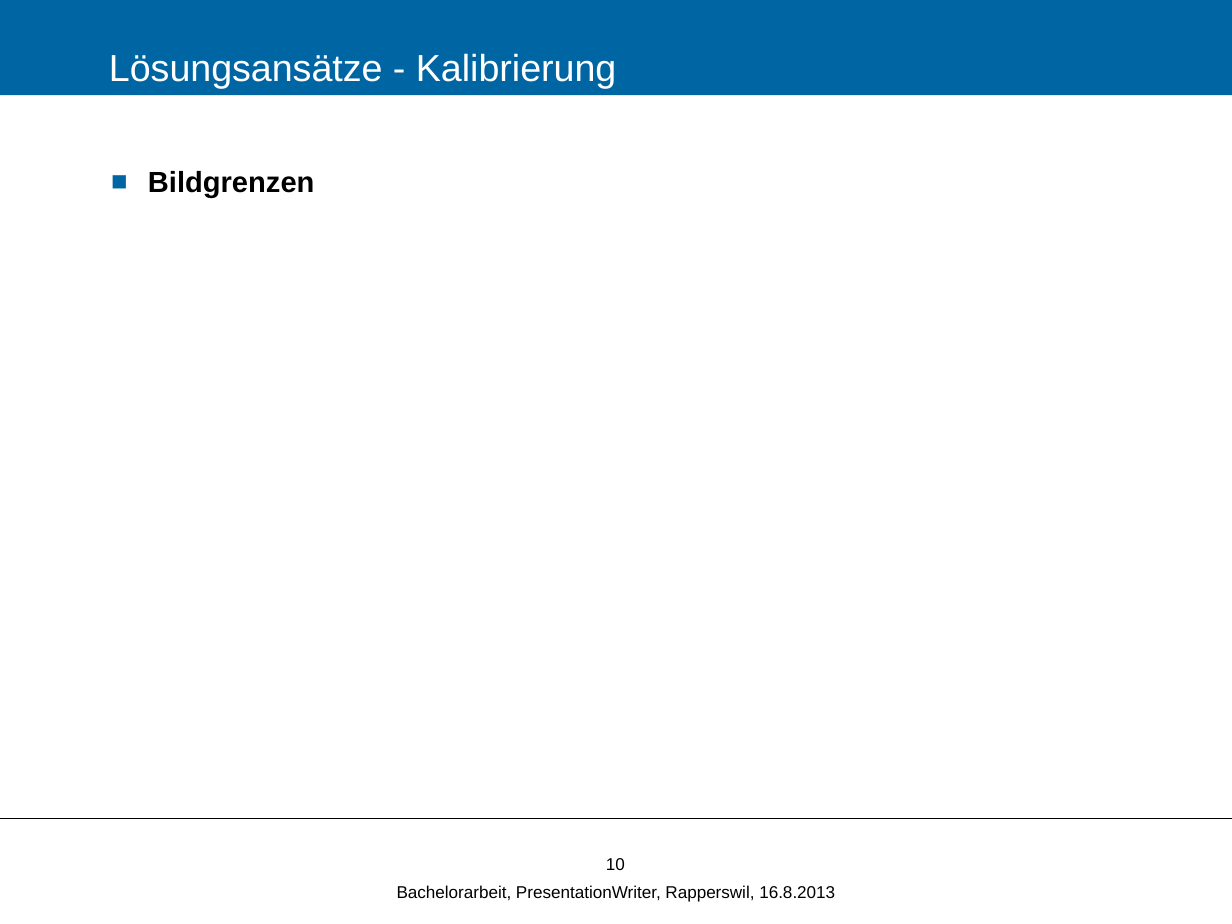
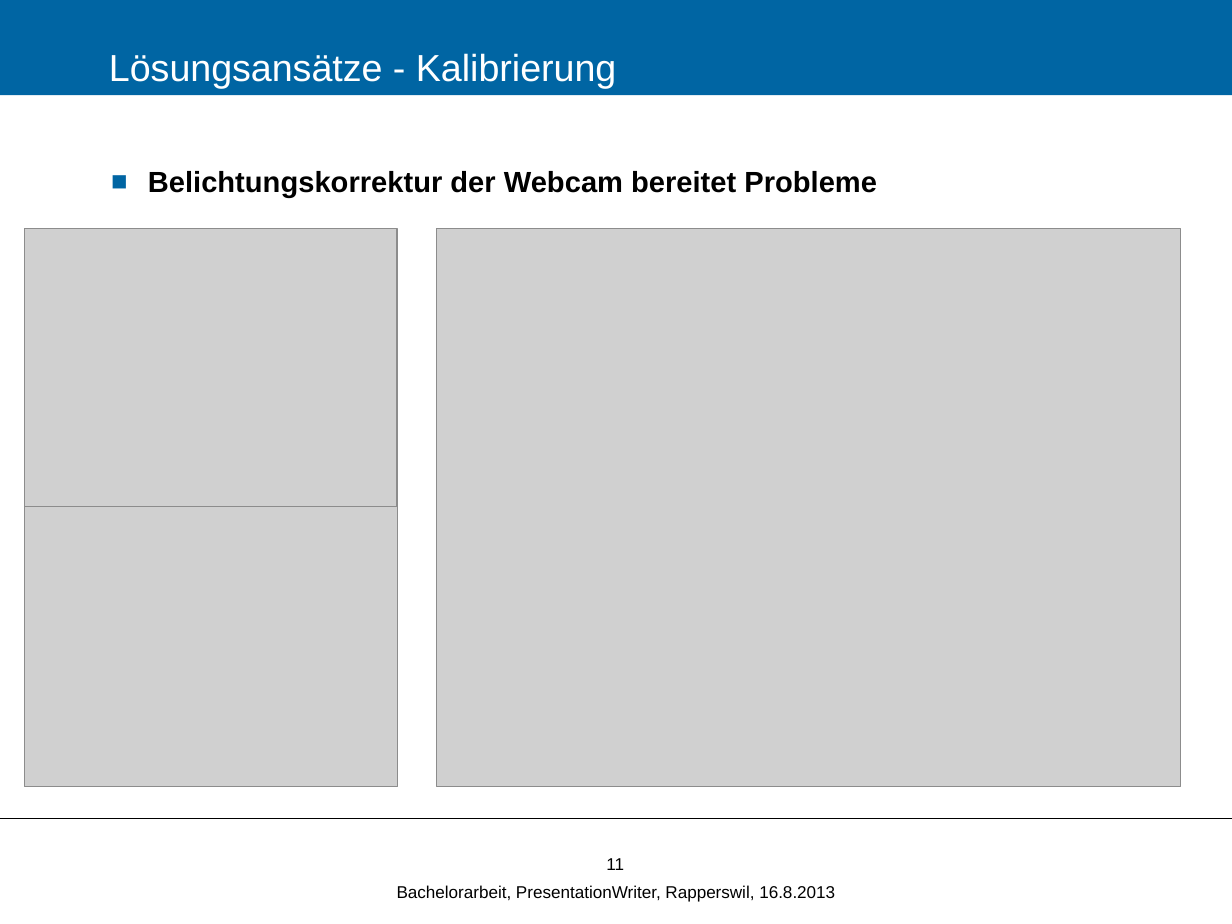
Before and after one commit to Zyklop/Magic-Whiteboard, a slide deck: slide 11 of Dokumentation/Präsentation/BA-Präsentation.pptx (slide 10 before the commit). Drawn at 1232x924 pixels with LibreOffice and Linux fonts; fonts in the diff are those of the drawing; grey boxes stand for pictures; background and template pictures are left out. Boxes give left, top, right and bottom in pixels: in the first picture for what was removed or moved away, otherwise in the second. Text is boxed around its words. In the diff, an @@ line names an element or a change of style, - is before the commit and + after.

```diff
--- a/Dokumentation/Präsentation/BA-Präsentation.pptx
+++ b/Dokumentation/Präsentation/BA-Präsentation.pptx
@@ text at (148,171,877,197): text changed @@
-■ Bildgrenzen
+■ Belichtungskorrektur der Webcam bereitet Probleme
@@ picture added at (25,229,398,509) @@
@@ picture added at (436,229,1180,787) @@
@@ picture added at (25,506,398,786) @@
@@ page number at (606,858,624,870): text changed @@
-10
+11
```
Also in this commit, not shown: 3 other slides changed, 4 slides added.
